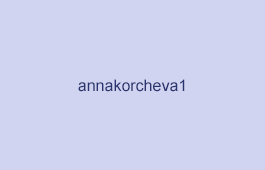
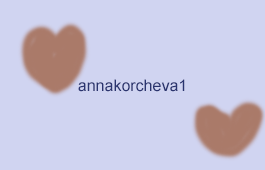
The second 265x170 image is a revision of the first. Changes to its layers:
painted on "Background" over [18, 21, 265, 161]
